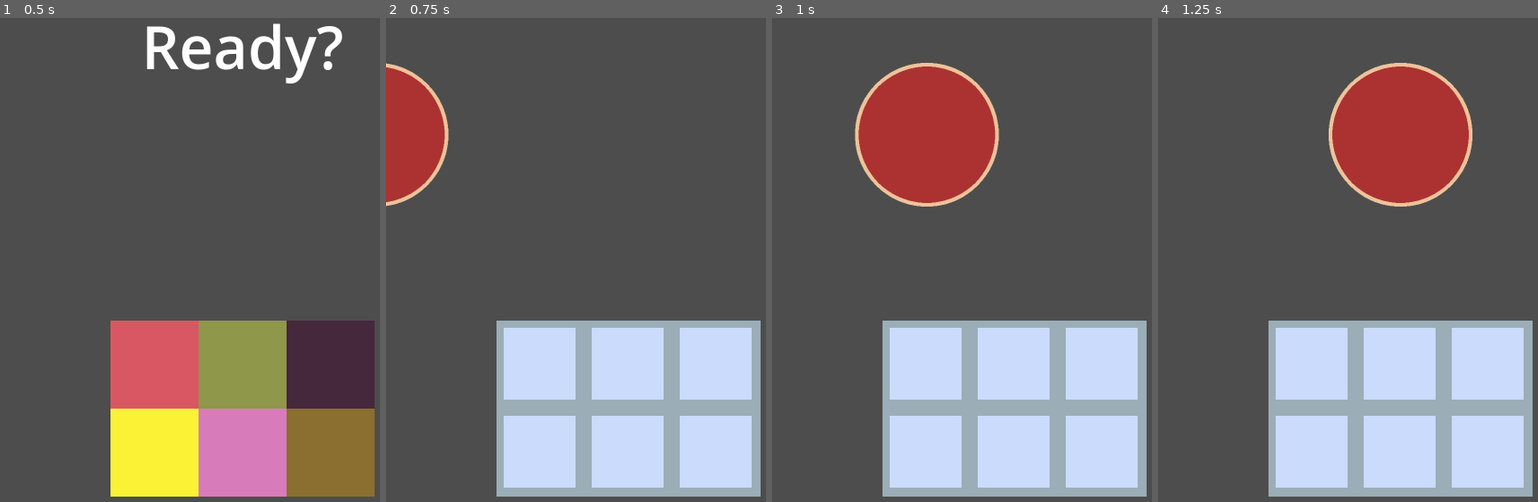
Above: before the commit, frames 1-4 (left to right).
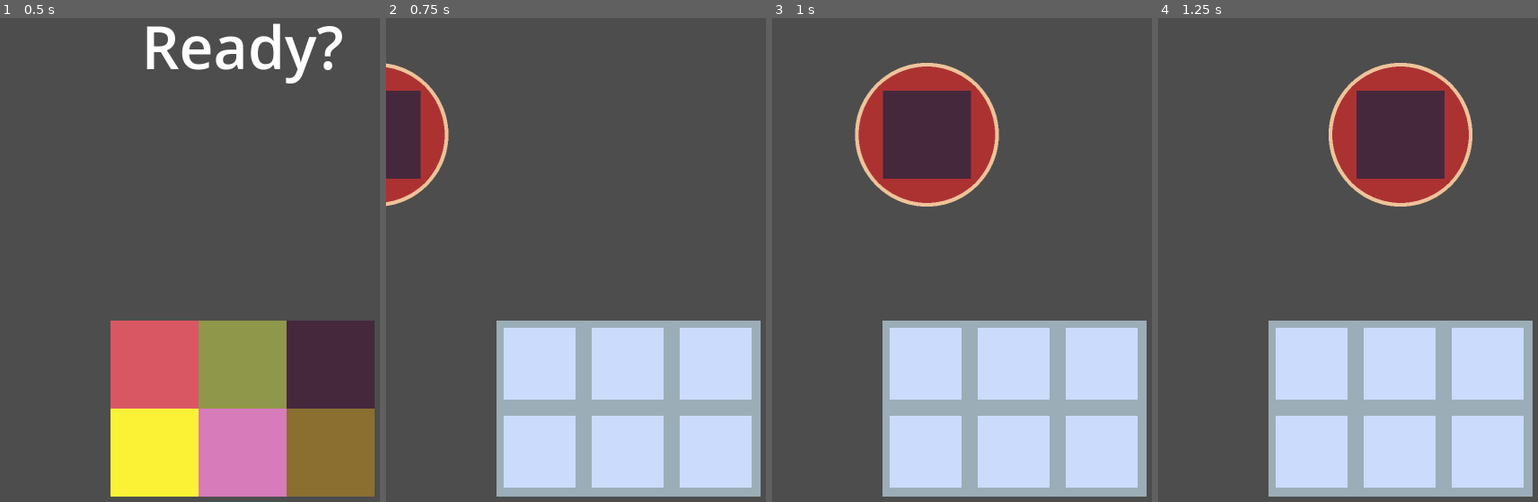
Above: after the commit, the same moments.

Repository: msanatan/EasyPizza
Game: Godot game, scene res://levels/main/game.tscn
Two runs of this game, one before a commit and one after it. Both use one fixed random seed, a clock stepped at 60 frames per second and the inputs below.
Inputs (mouse positions are in pixels of both pictures, inside the frame that each line leads up to):
- Up to frame 1 (0.5 s): no input
- Up to frame 2 (0.75 s): tap Enter at 0.5 s; move the mouse to (541, 366) at 0.52 s; click (541, 366) at 0.6 s
- Up to frame 3 (1 s): no input
- Up to frame 4 (1.25 s): no input

Frame 1 is identical in both runs. In frame 2, 1.7% of the frame differs, in the area x 0-10%, y 15-34%; in frame 3, 4.3%, in the area x 29-53%, y 15-34%; in frame 4, 4.2%.

Commit message:
Temporarily add placeholders for pizza ingredient textures

Diff:
--- a/ingredients/variations/blackolives.tres
+++ b/ingredients/variations/blackolives.tres
@@ -7,3 +7,4 @@
 script = ExtResource("1_18uv1")
 name = "blackolives"
 container_texture = ExtResource("2_6euxr")
+pizza_texture = ExtResource("2_6euxr")
--- a/ingredients/variations/chicken.tres
+++ b/ingredients/variations/chicken.tres
@@ -7,3 +7,4 @@
 script = ExtResource("1_ejsyn")
 name = "chicken"
 container_texture = ExtResource("2_8m2vs")
+pizza_texture = ExtResource("2_8m2vs")
--- a/ingredients/variations/groundbeef.tres
+++ b/ingredients/variations/groundbeef.tres
@@ -7,3 +7,4 @@
 script = ExtResource("1_82111")
 name = "groundbeef"
 container_texture = ExtResource("2_2yjwn")
+pizza_texture = ExtResource("2_2yjwn")
--- a/ingredients/variations/jalapenos.tres
+++ b/ingredients/variations/jalapenos.tres
@@ -7,3 +7,4 @@
 script = ExtResource("1_ypmgq")
 name = "jalapenos"
 container_texture = ExtResource("2_ap3yw")
+pizza_texture = ExtResource("2_ap3yw")
--- a/ingredients/variations/mushroom.tres
+++ b/ingredients/variations/mushroom.tres
@@ -7,3 +7,4 @@
 script = ExtResource("1_b0j01")
 name = "mushroom"
 container_texture = ExtResource("2_rvwih")
+pizza_texture = ExtResource("2_rvwih")
--- a/ingredients/variations/pepperoni.tres
+++ b/ingredients/variations/pepperoni.tres
@@ -7,3 +7,4 @@
 script = ExtResource("1_f10xy")
 name = "pepperoni"
 container_texture = ExtResource("2_1h6sr")
+pizza_texture = ExtResource("2_1h6sr")
--- a/ingredients/variations/pineapple.tres
+++ b/ingredients/variations/pineapple.tres
@@ -7,3 +7,4 @@
 script = ExtResource("1_xe4sj")
 name = "pineapple"
 container_texture = ExtResource("2_5nwks")
+pizza_texture = ExtResource("2_5nwks")
--- a/ingredients/variations/redonions.tres
+++ b/ingredients/variations/redonions.tres
@@ -7,3 +7,4 @@
 script = ExtResource("1_ymnvm")
 name = "redonions"
 container_texture = ExtResource("2_l44mg")
+pizza_texture = ExtResource("2_l44mg")
--- a/ingredients/variations/smokedsalmon.tres
+++ b/ingredients/variations/smokedsalmon.tres
@@ -7,3 +7,4 @@
 script = ExtResource("1_lv34a")
 name = "smokedsalmon"
 container_texture = ExtResource("2_a0xk8")
+pizza_texture = ExtResource("2_a0xk8")
